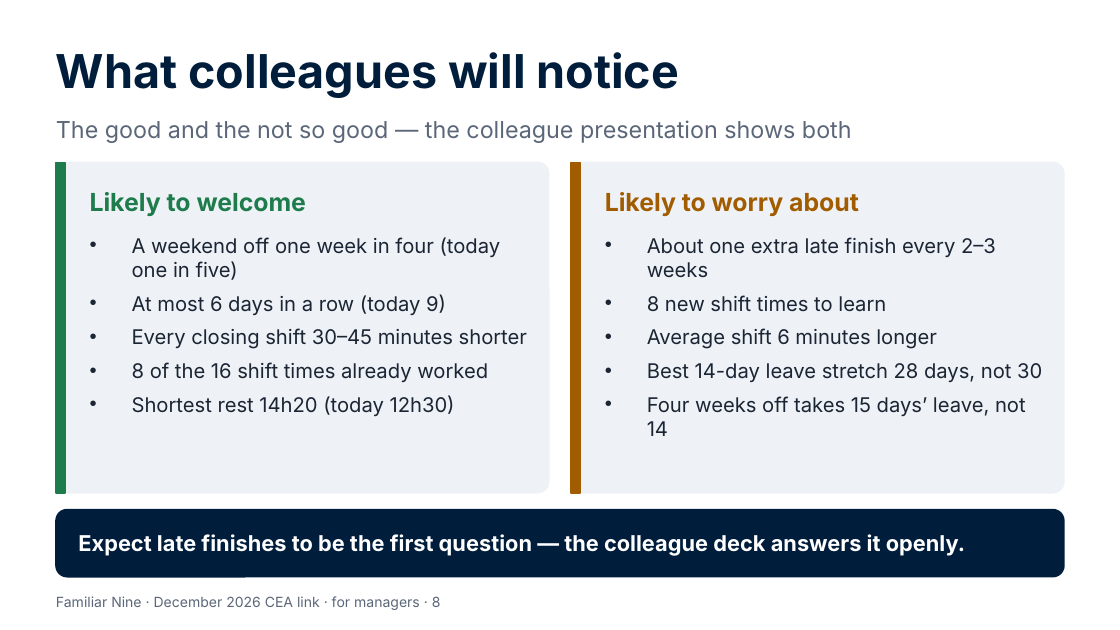
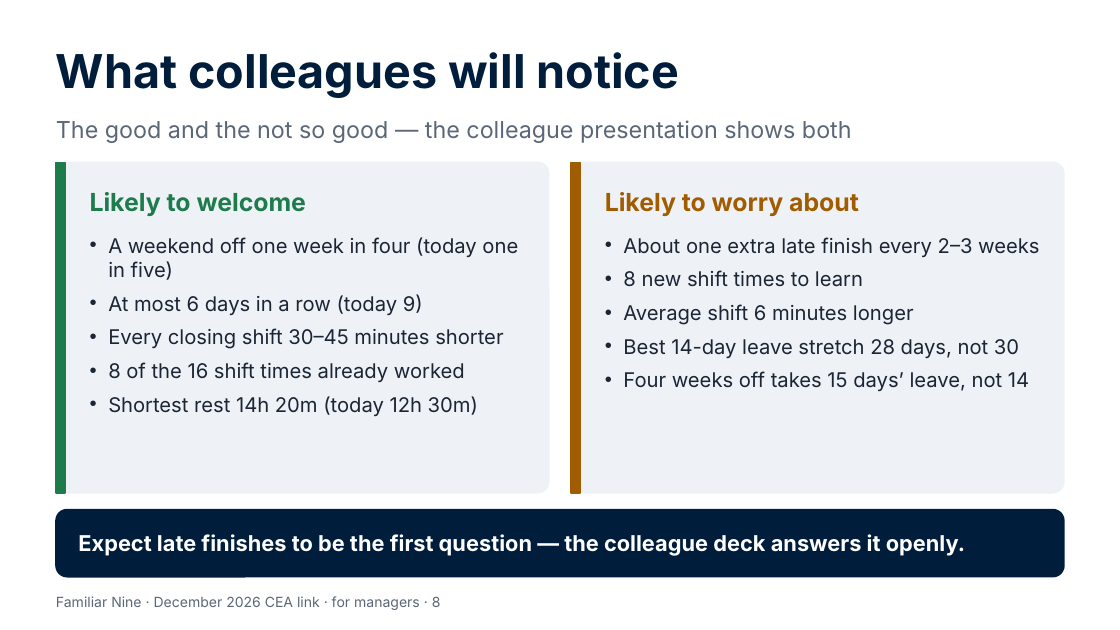
Before and after one commit to Garethdavidmiller/roster-app, a slide deck: slide 8 of docs/proposals/presentations/Familiar-Nine-for-managers.pptx. Drawn at 1120x630 pixels with LibreOffice and Linux fonts; fonts in the diff are those of the drawing. Boxes give left, top, right and bottom in pixels: in the first picture for what was removed or moved away, otherwise in the second. Text is boxed around its words. In the diff, an @@ line names an element or a change of style, - is before the commit and + after.

```diff
--- a/docs/proposals/presentations/Familiar-Nine-for-managers.pptx
+++ b/docs/proposals/presentations/Familiar-Nine-for-managers.pptx
@@ text at <box>108,237,518,382</box>: indent changed @@
@@ text "About one extra late finish ..." at <box>623,237,1039,391</box>: indent changed @@
@@ text at <box>108,396,478,416</box>: text changed @@
-• Shortest rest 14h20 (today 12h30)
+• Shortest rest 14h 20m (today 12h 30m)
```
Also in this commit, not shown: 5 other slides changed, 18 other files.
